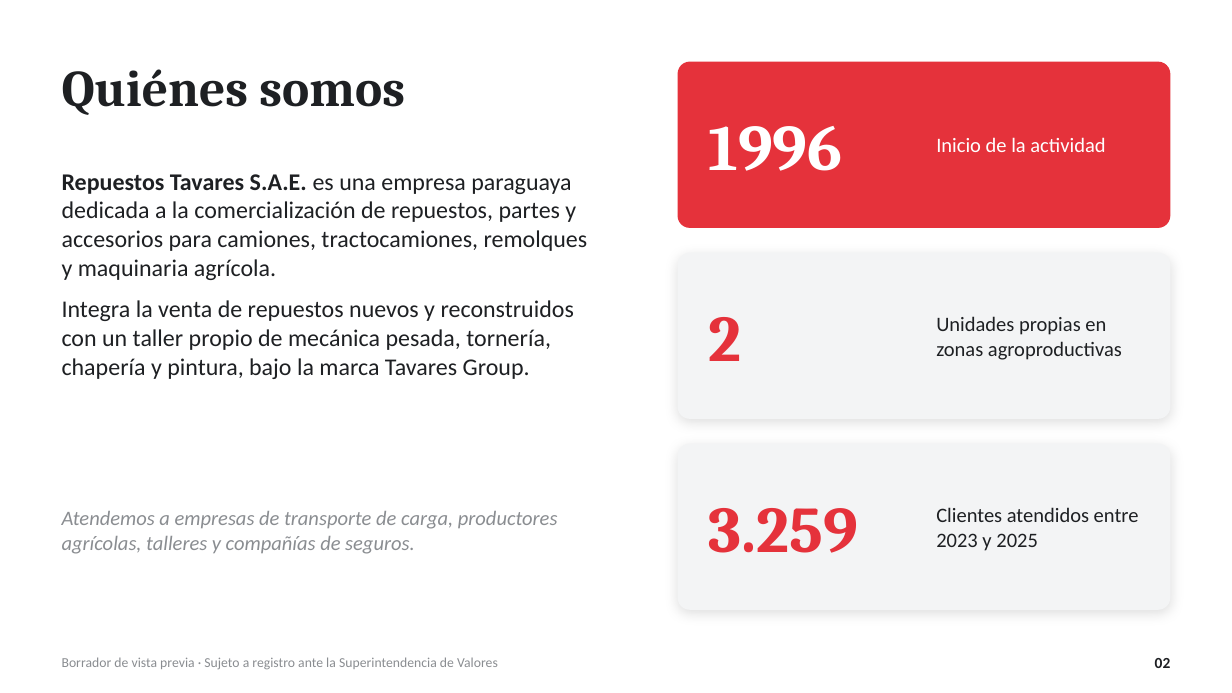
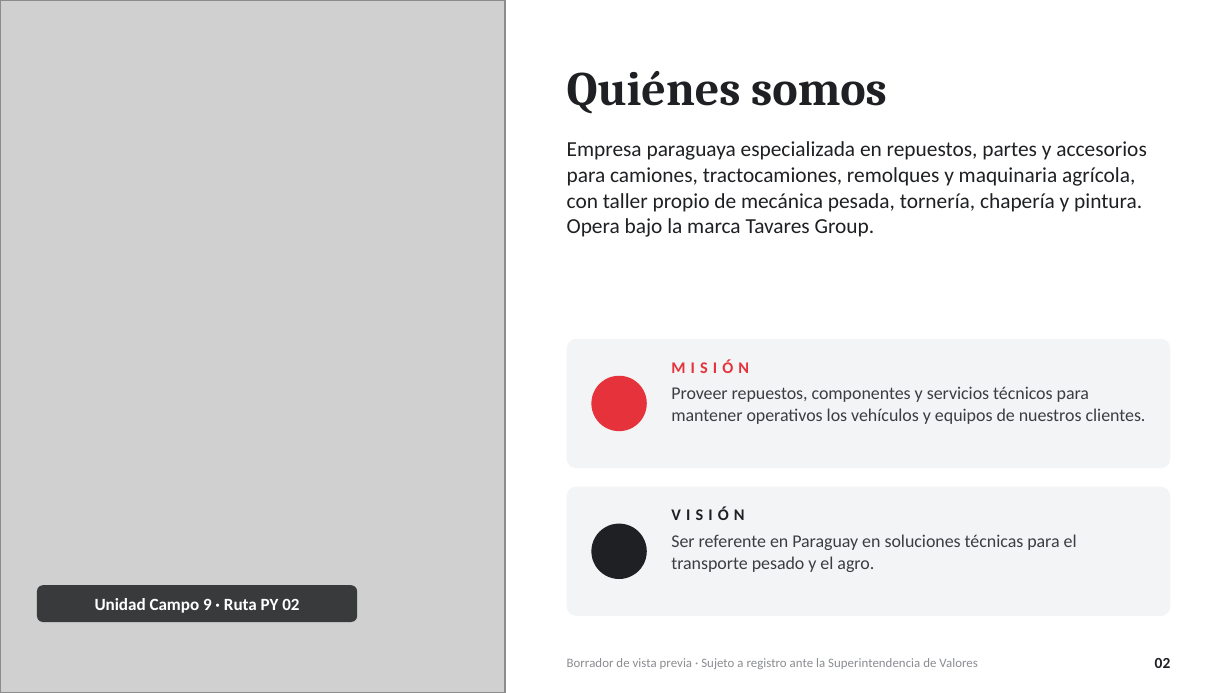
Before and after one commit to josecavalier94/n8n-render-deploy, a slide deck: slide 2 of Vista_Previa_Presentacion_Tavares.pptx. Drawn at 1232x693 pixels with LibreOffice and Linux fonts; fonts in the diff are those of the drawing; grey boxes stand for pictures. Boxes give left, top, right and bottom in pixels: in the first picture for what was removed or moved away, otherwise in the second. Text is boxed around its words. In the diff, an @@ line names an element or a change of style, - is before the commit and + after.

```diff
--- a/Vista_Previa_Presentacion_Tavares.pptx
+++ b/Vista_Previa_Presentacion_Tavares.pptx
@@ picture added at <box>0,0,505,692</box> @@
@@ text "Quiénes somos": place and size @@
-text "Quiénes somos" at <box>62,69,405,115</box>
+text "Quiénes somos" at <box>567,71,887,114</box>
@@ text "Quiénes somos" at <box>567,71,887,114</box>: size 30 to 28 pt @@
@@ rounded rectangle removed at <box>678,62,1170,228</box> @@
@@ text at <box>567,141,1146,237</box>: text changed; size 14 to 12.5 pt @@
-Repuestos Tavares S.A.E. es una empresa paraguaya dedicada a la comercialización de repuestos, partes y accesorios para camiones, tractocamiones, remolques y maquinaria agrícola.
-Integra la venta de repuestos nuevos y reconstruidos con un taller propio de mecánica pesada, tornería, chapería y pintura, bajo la marca Tavares Group.
+Empresa paraguaya especializada en repuestos, partes y accesorios para camiones, tractocamiones, remolques y maquinaria agrícola, con taller propio de mecánica pesada, tornería, chapería y pintura. Opera bajo la marca Tavares Group.
@@ text removed at <box>708,126,842,171</box> @@
-1996
@@ text removed at <box>936,137,1105,152</box> @@
-Inicio de la actividad
@@ text removed at <box>708,317,741,361</box> @@
-2
@@ text removed at <box>936,316,1122,360</box> @@
-Unidades propias en zonas agroproductivas
@@ rounded rectangle at <box>567,339,1170,468</box>: shadow off; proportions changed @@
@@ rounded rectangle: place and size @@
-rounded rectangle at <box>678,253,1170,419</box>
+rounded rectangle at <box>567,339,1170,468</box>
@@ ellipse added at <box>591,376,647,431</box>, fill #E5323B @@
@@ text added at <box>671,360,749,373</box>, 9.5 pt, text #E5323B, bold @@
+MISIÓN
@@ text added at <box>671,386,1146,424</box>, 10.5 pt, text #3A3D41 @@
+Proveer repuestos, componentes y servicios técnicos para mantener operativos los vehículos y equipos de nuestros clientes.
@@ rounded rectangle: place and size @@
-rounded rectangle at <box>678,444,1170,610</box>
+rounded rectangle at <box>567,487,1170,616</box>
@@ rounded rectangle at <box>567,487,1170,616</box>: shadow off; proportions changed @@
@@ text added at <box>671,507,744,520</box>, 9.5 pt, text #1E2023, bold @@
+VISIÓN
@@ text removed at <box>708,508,858,553</box> @@
-3.259
@@ text removed at <box>936,507,1139,551</box> @@
-Clientes atendidos entre 2023 y 2025
@@ text removed at <box>62,511,558,554</box> @@
-Atendemos a empresas de transporte de carga, productores agrícolas, talleres y compañías de seguros.
@@ ellipse added at <box>591,524,647,579</box>, fill #1E2023 @@
@@ text added at <box>671,534,1077,572</box>, 10.5 pt, text #3A3D41 @@
+Ser referente en Paraguay en soluciones técnicas para el transporte pesado y el agro.
@@ rounded rectangle added at <box>37,585,357,622</box>, fill #1E2023 at 85% opacity @@
@@ text added at <box>95,598,299,613</box>, 10 pt, text #FFFFFF, bold @@
+Unidad Campo 9 · Ruta PY 02
@@ text "Borrador de vista previa · ...": place and size @@
-text "Borrador de vista previa · ..." at <box>62,657,498,669</box>
+text "Borrador de vista previa · ..." at <box>567,658,977,669</box>
@@ text "Borrador de vista previa · ..." at <box>567,658,977,669</box>: size 8 to 7.5 pt @@
```
Also in this commit, not shown: 4 other slides changed, 1 slide added, 1 slide removed.
